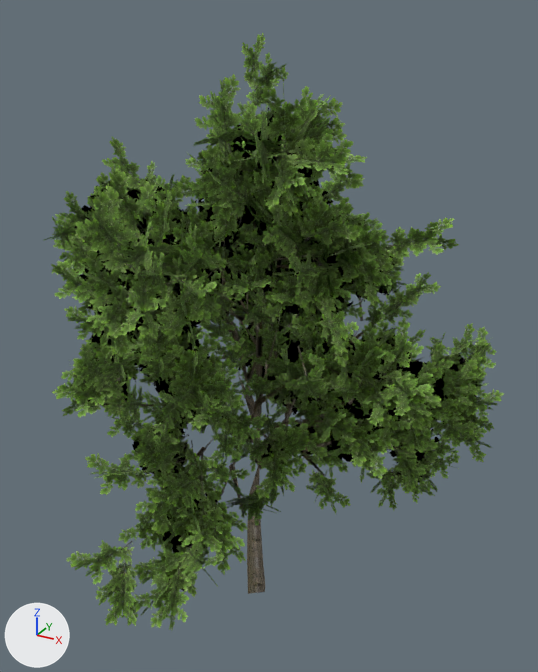
Two versions of the glTF model godot/assets/vegetation/tree_01_medium.glb, one commit apart.
Before and after are seen from a camera (50 mm lens) standing at (8.04, -12.48, 13.39) and looking at (0.81, 0.66, 6.82). The axes (+X, +Y, +Z) are drawn at lower left. The lights are the same throughout. The older version comes first. Vertices at exactly the same position are counted once.

In view in the first picture: 'tree_01'.
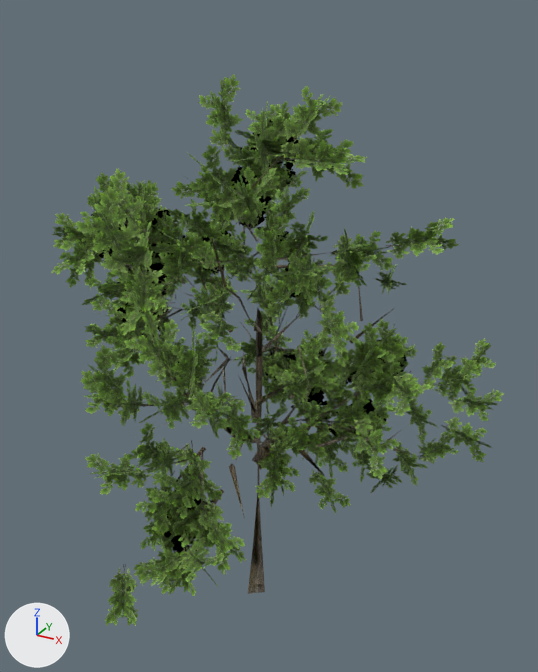
Edits to the bpy script that builds the scene:
```text
Change me_tree:
    used by ob_tree_01; location = (0.0, 0.0, 0.0)
    remove me_tree.from_pydata(...)  # 5695 vertices, 3124 faces; spans x -5.35..5.56, y -5.43..5.66, z 0.0..13.0
    add me_tree.from_pydata(...)  # 2215 vertices, 1184 faces; spans x -5.3..5.56, y -5.43..5.42, z 0.01..12.51
    me_tree part 1: 828 loose pieces with 3333 vertices, spanning x -5.35..5.48, y -5.39..5.66, z 1.37..13.0, are deleted
    me_tree part 2
    149 vertices are removed from x -4.64..3.75, y -3.25..4.11, z 0.0..11.28
    274 faces are deleted
    2 vertices are added at (-3.83, 1.28, 8.38), (-4.23, 1.14, 8.19)
    43 new faces join them, mat_branches_010 (picture img_tex)
    me_tree part 3: 9 kept faces spanning x -2.83..3.78, y -2.09..2.64, z 4.55..8.89 get new texture (UV) coordinates
```

Boxes (x1, y1, x2, y2) around the edits, measured in the pictures (538 x 672 px):
'tree_01', reshaped (8% shorter)
    before: (43, 33, 504, 630)
    after: (52, 74, 504, 626)
part 1 of me_tree, deleted (green)
    before: (43, 33, 496, 630)
part 2 of me_tree, cut back
    before: (160, 153, 424, 594)
    after: (171, 153, 387, 594)
part 3 of me_tree, surface changed
    before: (220, 268, 368, 427)
    after: (131, 252, 368, 427)
